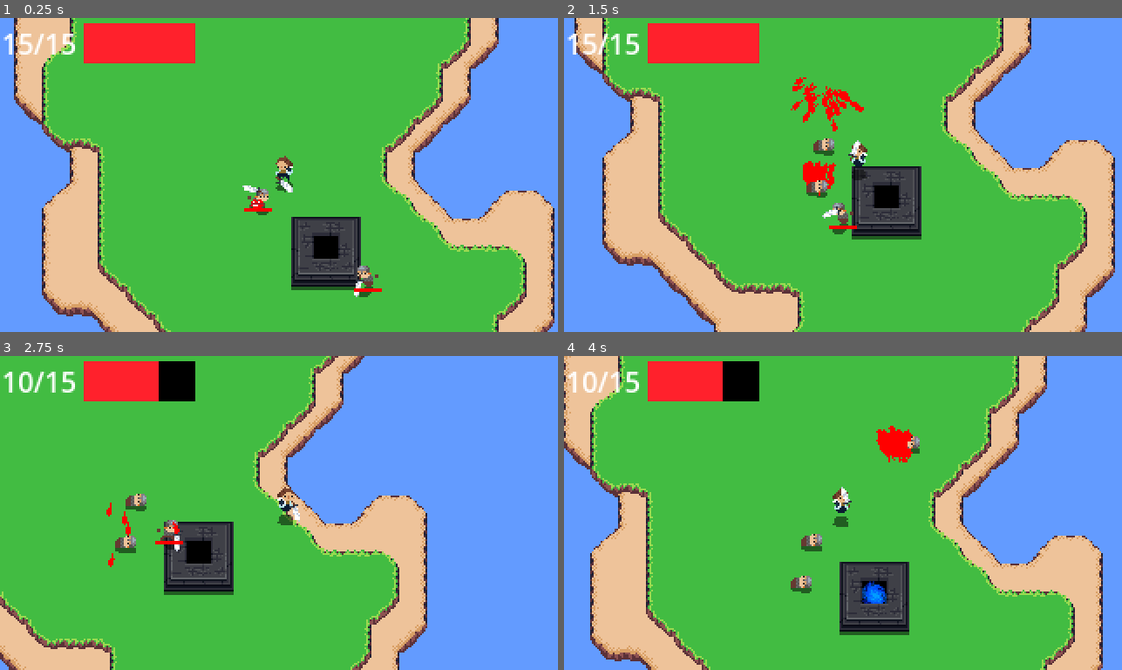
Above: before the commit, frames 1-4 (two rows, left to right).
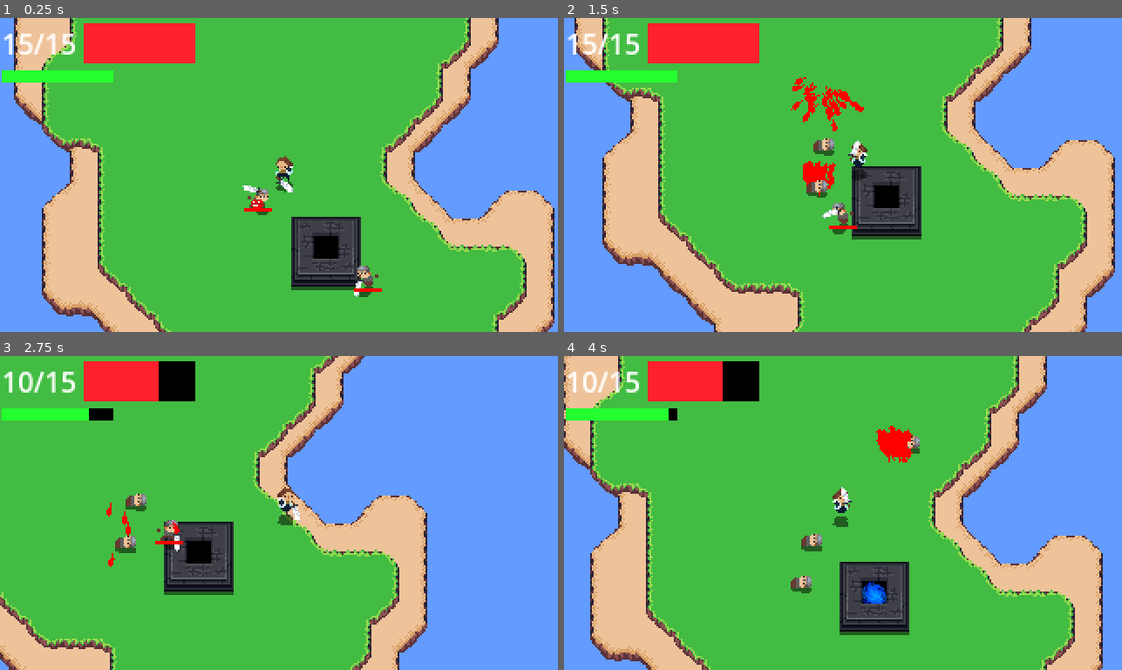
Above: after the commit, the same moments.

Repository: IAmCheeseman/cannibalism-game
Game: Godot game, scene res://scenes/world.tscn
Same seed, same stepped clock (60 frames per second), same inputs: the game is played once before the commit and once after it.
Inputs (mouse positions are in pixels of both pictures, inside the frame that each line leads up to):
- Up to frame 1 (0.25 s): no input
- Up to frame 2 (1.5 s): move the mouse to (965, 159) at 0.52 s; hold D (right) 0.53-1.28 s; hold Space (eat) 0.53-1.28 s; click (965, 159) at 0.6 s; move the mouse to (731, 190) at 1.27 s; hold S (down) from 1.28 s (still down); tap Space (eat) at 1.35 s
- Up to frame 3 (2.75 s): click (167, 528) at 1.55 s; move the mouse to (334, 443) at 2.02 s; release S (down) at 2.03 s; hold D (right) from 2.03 s (still down); hold Space (eat) from 2.03 s (still down); click (334, 443) at 2.1 s
- Up to frame 4 (4 s): move the mouse to (815, 575) at 2.77 s; release D (right) at 2.78 s; release Space (eat) at 2.78 s; hold W (up) 2.78-3.53 s; tap Space (eat) at 2.85 s; click (815, 575) at 3.05 s; move the mouse to (1010, 560) at 3.52 s; hold A (left) from 3.53 s (still down); hold Space (eat) from 3.53 s (still down); click (1010, 560) at 3.6 s

The runs differ from the first frame. In frame 1, 0.8% of the frame differs, in the area x 0-21%, y 16-21%; in frame 2, 0.8%; in frame 3, 0.8%; in frame 4, 0.8%.

Commit message:
Fix some bugs

Diff:
--- a/scenes/hud.gd
+++ b/scenes/hud.gd
@@ -2,6 +2,7 @@
 
 @onready var health_bar: ProgressBar = %HealthBar
 @onready var health_label: Label = %HealthLabel
+@onready var stamina_bar: ProgressBar = %StaminaBar
 
 @export var health: Health
 
@@ -9,6 +10,9 @@
   health.took_damage.connect(_update_health)
   _update_health()
 
+func _process(delta: float) -> void:
+  stamina_bar.value = Player.instance.stamina
+
 func _update_health() -> void:
   health_label.text = "%d/%d" % [health.health, health.max_health]
   health_bar.max_value = health.max_health
--- a/scenes/hud.tscn
+++ b/scenes/hud.tscn
@@ -13,6 +13,9 @@
 Label/fonts/font = ExtResource("1_iklsf")
 ProgressBar/styles/background = SubResource("StyleBoxFlat_p4hrj")
 ProgressBar/styles/fill = SubResource("StyleBoxFlat_5nao6")
+
+[sub_resource type="StyleBoxFlat" id="StyleBoxFlat_ojx64"]
+bg_color = Color(0.145098, 1, 0.188235, 1)
 
 [node name="Hud" type="Control"]
 layout_mode = 3
@@ -37,15 +40,15 @@
 [node name="VBoxContainer" type="VBoxContainer" parent="MarginContainer"]
 layout_mode = 2
 
-[node name="HBoxContainer" type="HBoxContainer" parent="MarginContainer/VBoxContainer"]
+[node name="Health" type="HBoxContainer" parent="MarginContainer/VBoxContainer"]
 layout_mode = 2
 
-[node name="HealthLabel" type="Label" parent="MarginContainer/VBoxContainer/HBoxContainer"]
+[node name="HealthLabel" type="Label" parent="MarginContainer/VBoxContainer/Health"]
 unique_name_in_owner = true
 layout_mode = 2
 text = "15/15"
 
-[node name="HealthBar" type="ProgressBar" parent="MarginContainer/VBoxContainer/HBoxContainer"]
+[node name="HealthBar" type="ProgressBar" parent="MarginContainer/VBoxContainer/Health"]
 unique_name_in_owner = true
 custom_minimum_size = Vector2(64, 0)
 layout_mode = 2
@@ -54,3 +57,16 @@
 max_value = 15.0
 value = 5.96
 show_percentage = false
+
+[node name="Stamina" type="HBoxContainer" parent="MarginContainer/VBoxContainer"]
+layout_mode = 2
+
+[node name="StaminaBar" type="ProgressBar" parent="MarginContainer/VBoxContainer/Stamina"]
+unique_name_in_owner = true
+custom_minimum_size = Vector2(64, 7)
+layout_mode = 2
+size_flags_horizontal = 0
+size_flags_vertical = 1
+theme_override_styles/fill = SubResource("StyleBoxFlat_ojx64")
+value = 53.7
+show_percentage = false
--- a/scenes/player.gd
+++ b/scenes/player.gd
@@ -5,6 +5,7 @@
 @onready var shadow: SpriteShadow = $Shadow
 @onready var anim: AnimationPlayer = $AnimationPlayer
 @onready var sword: Sword = $Sword
+@onready var health: Health = $Health
 
 @export var speed: float = 150
 @export var accel: float = 15
@@ -16,6 +17,9 @@
 static var instance: Player
 
 var eat_target: Enemy
+
+var max_stamina := 100.0
+var stamina := max_stamina
 
 var s_default := State.new("default", null, _default_process, null)
 var s_eating := State.new("eat", null, _eat_process, _eat_exit)
@@ -34,11 +38,15 @@
   state_machine.process(delta)
 
 func _default_process(delta: float) -> void:
+  if health.is_dead:
+    return
+
   var input := Input.get_vector("left", "right", "up", "down")
   input = input.normalized()
 
   if input.length() > 0:
     anim.play("walk")
+    take_stamina(1 * delta)
   else:
     anim.play("idle")
 
@@ -52,11 +60,12 @@
 
   sword.target = get_global_mouse_position()
   if Input.is_action_just_pressed("attack"):
+    take_stamina(sword.stamina_cost)
     sword.attack()
 
 func _input(event: InputEvent) -> void:
   if event.is_action_pressed("eat") and eat_target:
-    if not eat_target.is_inside_tree():
+    if not is_instance_valid(eat_target):
       eat_target = null
       return
     state_machine.set_current(s_eating)
@@ -74,6 +83,8 @@
   var blood = BLOOD_SPLATTER.instantiate()
   blood.position = eat_target.position
   add_sibling(blood)
+
+  stamina = min(stamina + max_stamina / 4, max_stamina)
 
   eat_target.health.kill()
   eat_target.queue_free()
@@ -94,5 +105,10 @@
   shadow.queue_free()
   sword.queue_free()
 
+func take_stamina(amount: float) -> void:
+  stamina -= amount
+  if stamina <= 0:
+    health.kill()
+
 func can_eat() -> bool:
   return eat_target == null or not eat_target.is_inside_tree()
--- a/scenes/sword.gd
+++ b/scenes/sword.gd
@@ -4,6 +4,7 @@
 @onready var cooldown: Timer = $Cooldown
 @onready var sprite: Sprite2D = $Sprite
 
+@export var stamina_cost := 10.0
 @export var swing_scene: PackedScene
 
 var swing_dir := 1.
Not shown: 1 places in scenes/hud.tscn that only renumber resources
